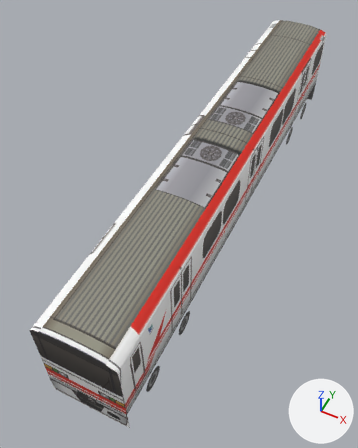
The glTF model mini-japanrail-3d/models/meitetsu-1800/car1.glb: old version first, new version second.
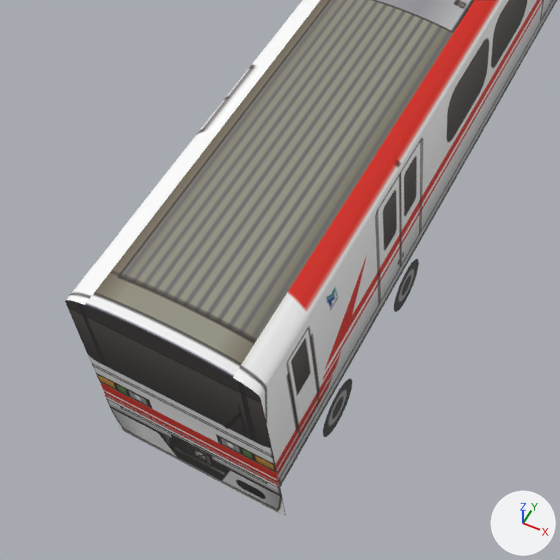
Old and new are each drawn whole from a 50 mm lens placed at (5.09, -4.14, 15.13), pointed at (-0.71, 7.46, 0.63) and again close up on the part from 0% to 71% of the width and 43% to 100% of the height. The lights are fixed; the arrows at lower right show +X, +Y and +Z. The first two pictures are the older version. Vertices at exactly the same position are counted once.

In view in the first close-up: 'meitetsu-1800-car1'.
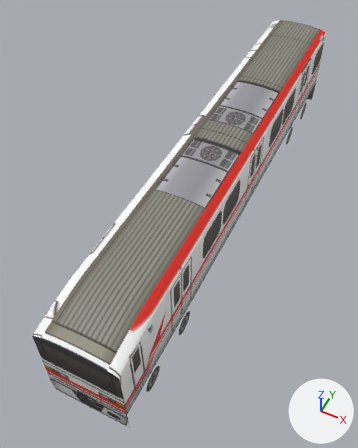
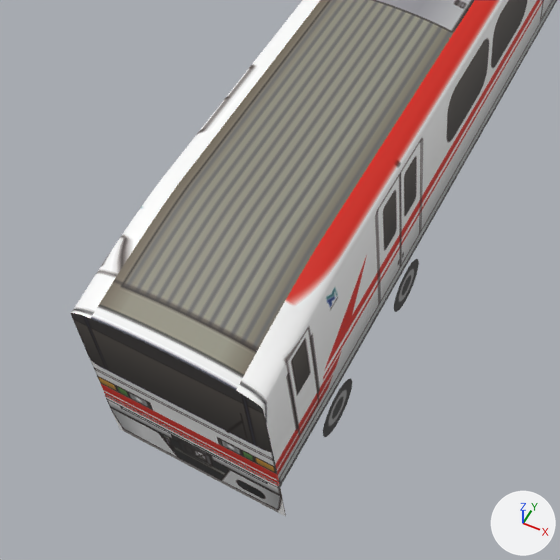
The edits, one by one:
me_meitetsu_1800_car1 has 5573 vertices, 11126 faces and spans x -1.4..1.4, y 0.0..18.9, z 0.0..3.9.
me_meitetsu_1800_car1 is used by ob_meitetsu_1800_car1; location (0.0, 0.0, 0.0).
me_meitetsu_1800_car1 part 1: 359 of the vertices in x -1.4..1.4, y 0.0..1.3, z 1.9..3.9 are multiplied about the mesh origin by the matrix ((1.0, 0.0, 0.0), (0.0, 1.0, 0.0), (0.0, 0.189, 0.912)).
me_meitetsu_1800_car1 part 2: texture (UV) coordinates of 602 of 11126 faces, centred in x -1.4..1.4, y 0.0..1.9, z 1.4..3.8, changed; they spanned u 0.0..0.09, v 0.3..0.97 and now span u 0.0..0.09, v 0.26..0.96.

Location of each change, (x1, y1, x2, y2) in pixels of the close-ups (560 x 560 px; the box of a moved part takes in the faces that stretch with it):
'meitetsu-1800-car1', reshaped, surface changed
    before: (65, 0, 557, 517)
    after: (71, 0, 557, 517)
part 1 of me_meitetsu_1800_car1, moved or reshaped
    before: (65, 212, 322, 484)
    after: (71, 214, 322, 484)
part 2 of me_meitetsu_1800_car1, surface changed
    both: (78, 185, 340, 477)
